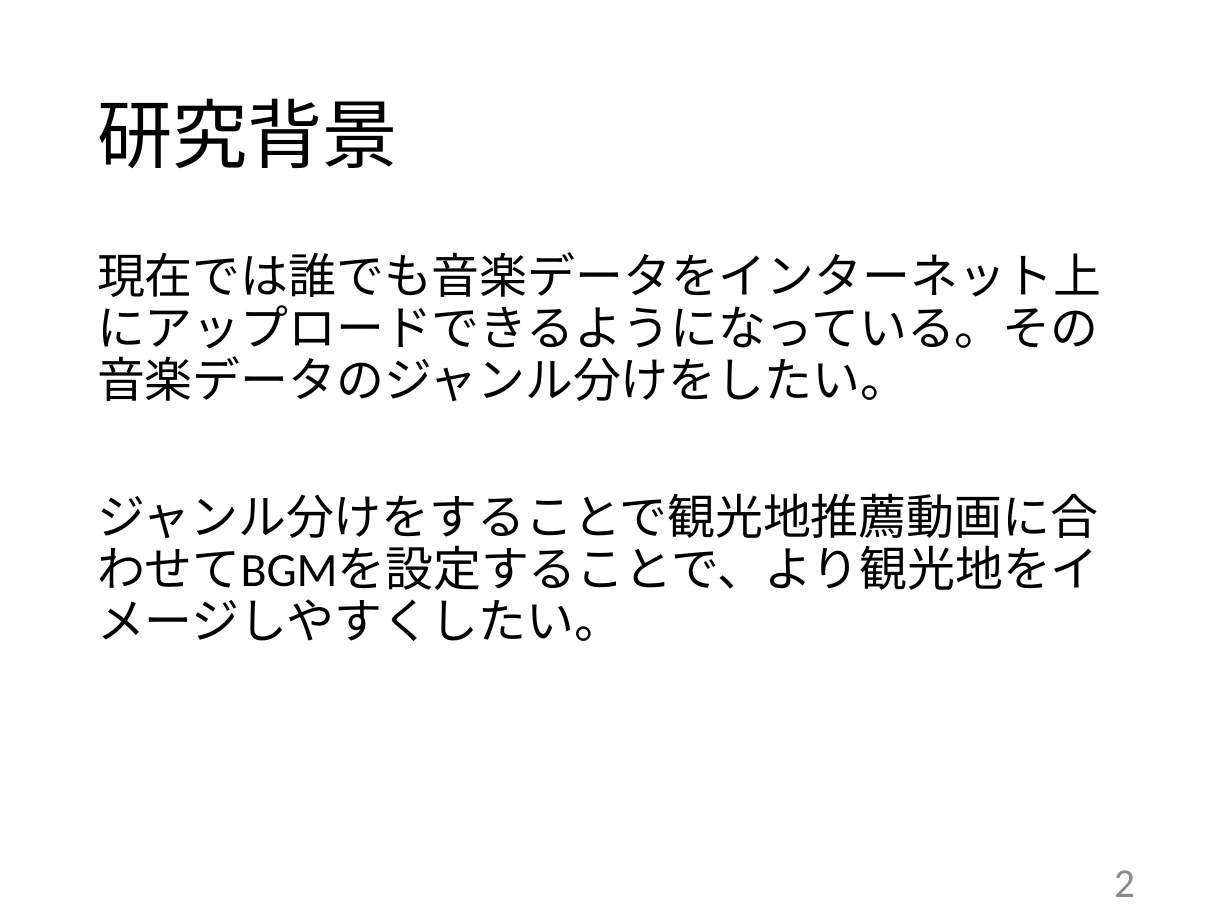
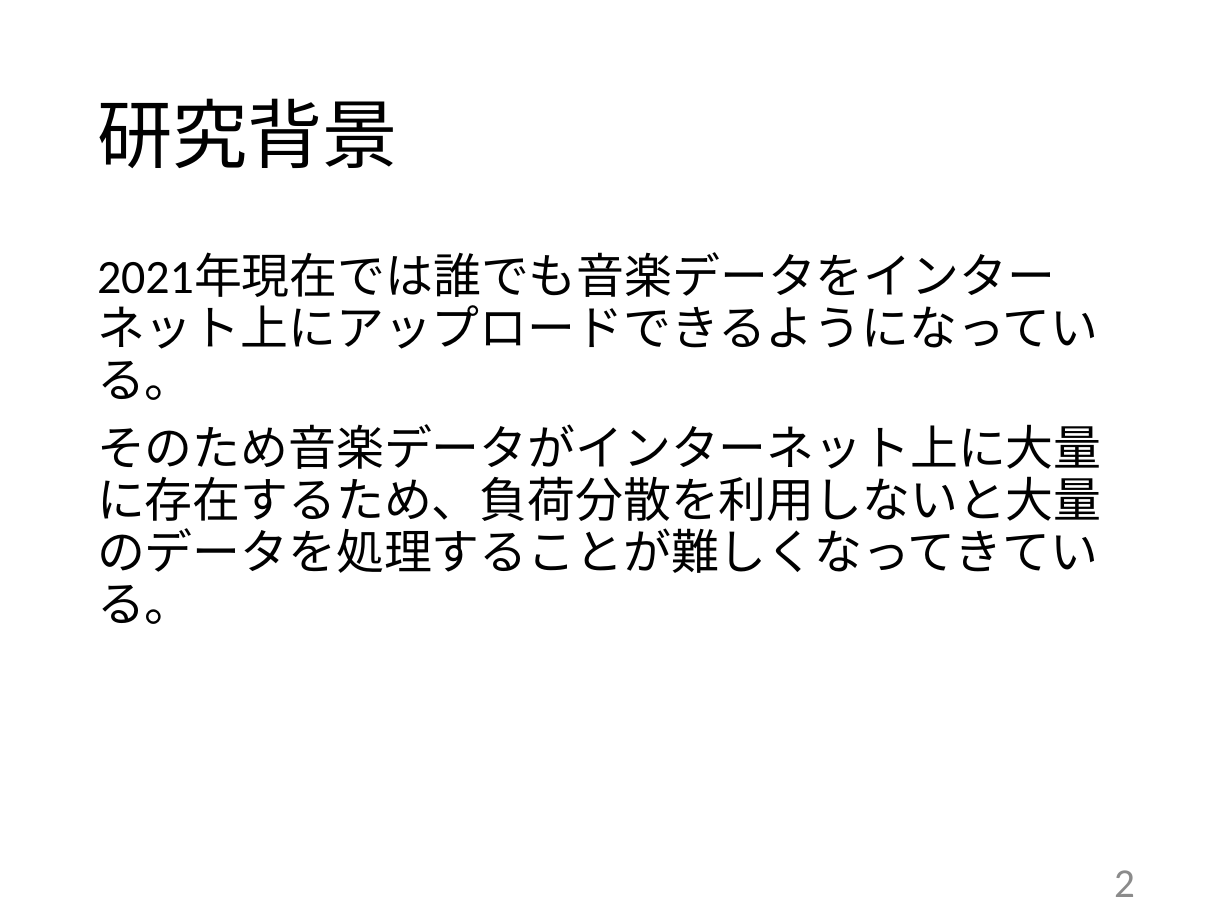
Before and after one commit to kait-takanolab/1821144-yoshii-thesis, a slide deck: slide 2 of 学部_中間発表_1821144.pptx. Drawn at 1232x924 pixels with LibreOffice and Linux fonts; fonts in the diff are those of the drawing. Boxes give left, top, right and bottom in pixels: in the first picture for what was removed or moved away, otherwise in the second. Text is boxed around its words. In the diff, an @@ line names an element or a change of style, - is before the commit and + after.

```diff
--- a/学部_中間発表_1821144.pptx
+++ b/学部_中間発表_1821144.pptx
@@ text at box(97, 347, 1102, 624): text changed @@
-現在では誰でも音楽データをインターネット上にアップロードできるようになっている。その音楽データのジャンル分けをしたい。
-ジャンル分けをすることで観光地推薦動画に合わせてBGMを設定することで、より観光地をイメージしやすくしたい。
+2021年現在では誰でも音楽データをインターネット上にアップロードできるようになっている。
+そのため音楽データがインターネット上に大量に存在するため、負荷分散を利用しないと大量のデータを処理することが難しくなってきている。
```
Also in this commit, not shown: 5 other slides changed.
